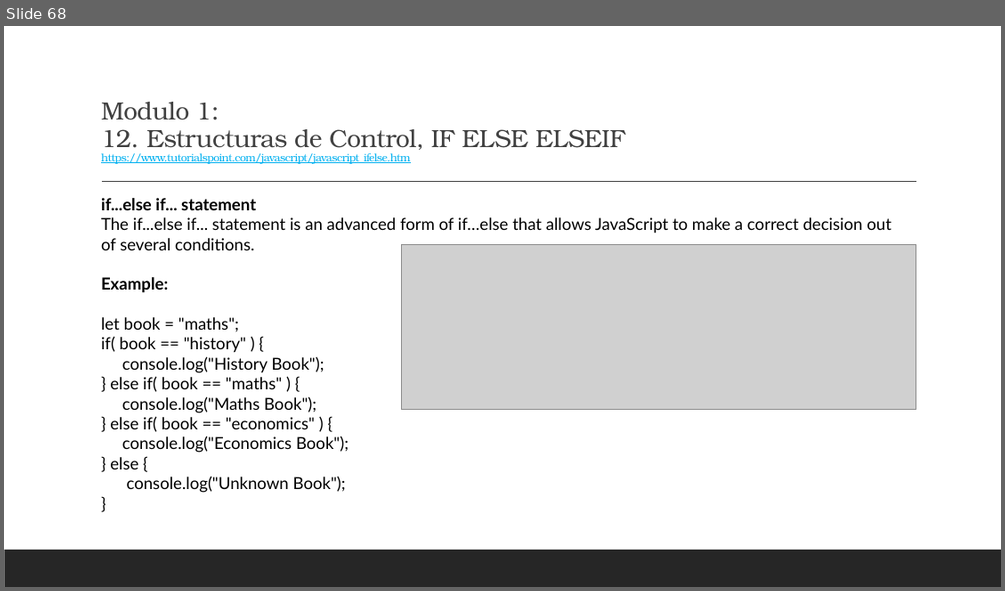
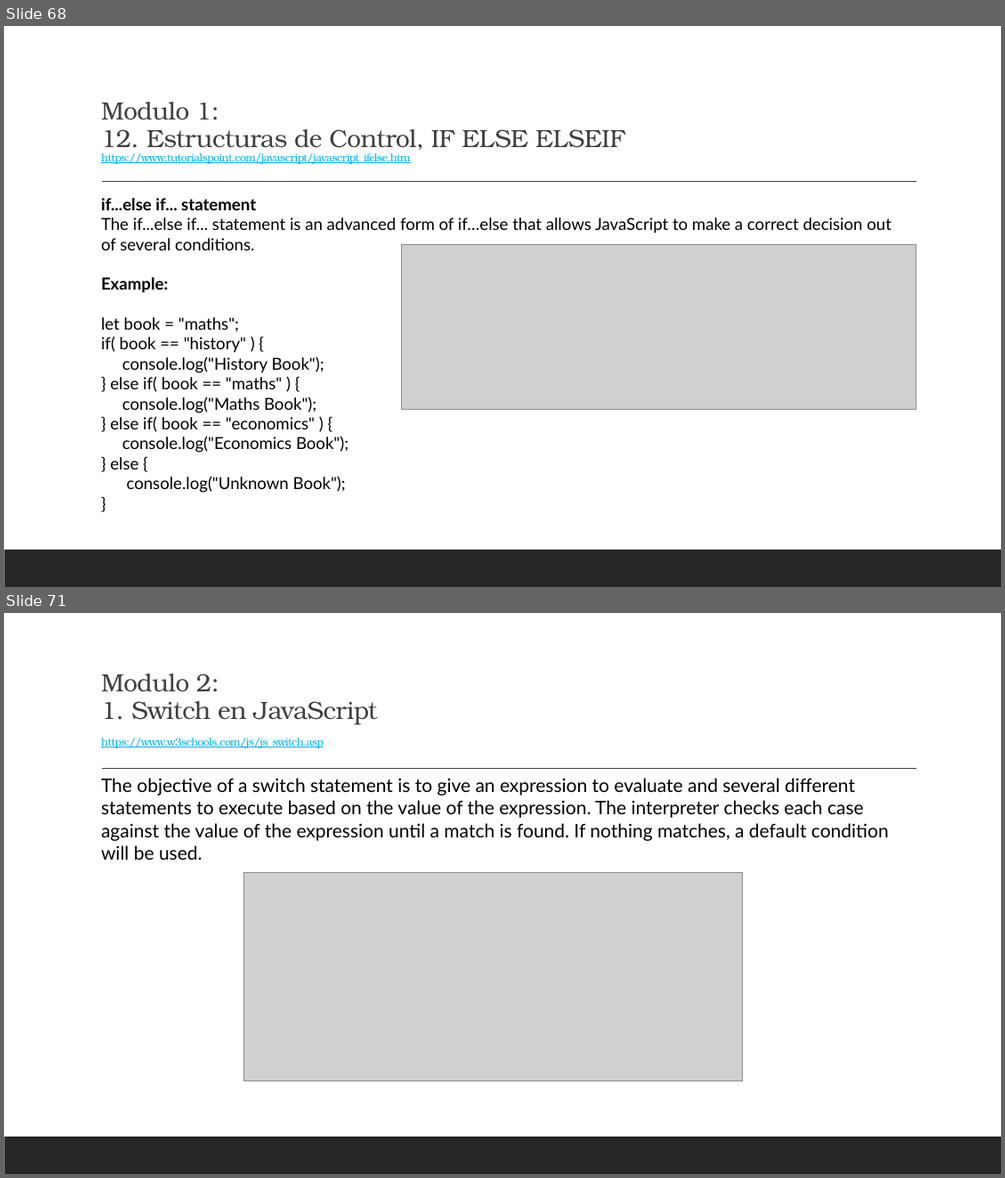
Before and after one commit to elinformatico/curso-javascript-basico, a slide deck: Javascript by Noe Hernandez.pptx. Shown one above the other, each under a label of ours: slide 68 before the commit, slides 68 and 71 after it; the slides between them are not shown. The pictures are 1005x591 and 1005x1178 pixels, drawn with LibreOffice and Linux fonts; fonts in the diff are those of the drawing; grey boxes stand for pictures. Boxes give left, top, right and bottom in pixels: in the first picture for what was removed or moved away, otherwise in the second. Text is boxed around its words. In the diff, an @@ line names an element or a change of style, - is before the commit and + after.

Commit message:
docs: Agregando presentacion JavaScript

```diff
--- a/Javascript by Noe Hernandez.pptx
+++ b/Javascript by Noe Hernandez.pptx
@@ slide 71 added at <box>4,613,1001,1174</box>, background #FFFFFF; not listed: 2 template elements that a slide beside it also shows @@
@@ title added at <box>101,674,377,748</box>, 10.5 pt, text #00B0F0, underline @@
+Modulo 2:
+1. Switch en JavaScript
+https://www.w3schools.com/js/js_switch.asp
@@ text added at <box>101,778,889,860</box>, 18 pt, text #000000 @@
+The objective of a switch statement is to give an expression to evaluate and several different statements to execute based on the value of the expression. The interpreter checks each case against the value of the expression until a match is found. If nothing matches, a default condition will be used.
@@ picture added at <box>243,873,742,1081</box> @@
```
Also in this commit, not shown: 9 slides changed, 9 other slides added, 2 other files.
